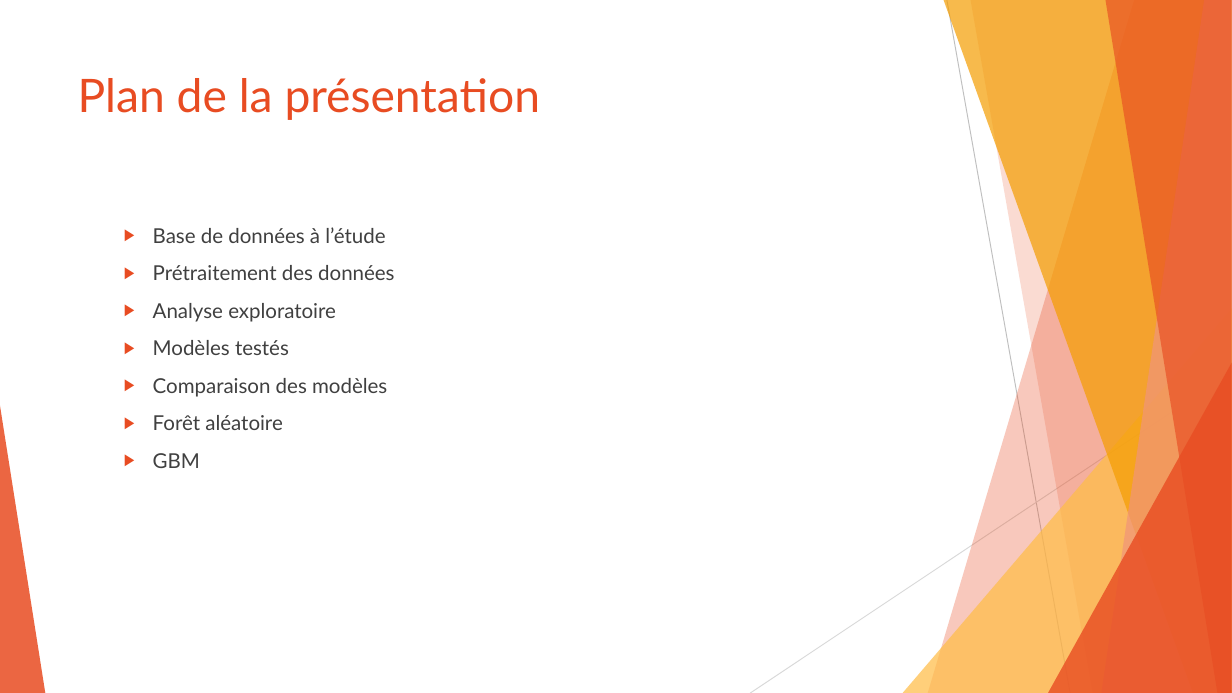
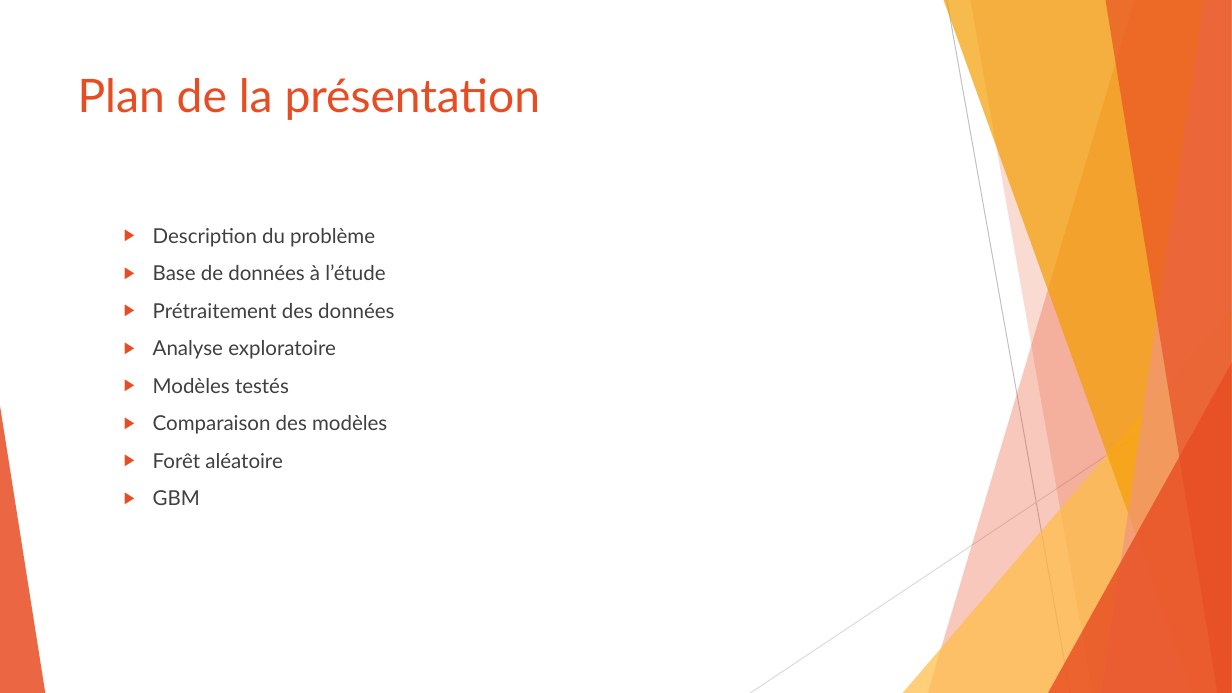
Before and after one commit to SamuelProvencher/TP-Apprentissage, a slide deck: slide 3 of PP.pptx. Drawn at 1232x693 pixels with LibreOffice and Linux fonts; fonts in the diff are those of the drawing. Boxes give left, top, right and bottom in pixels: in the first picture for what was removed or moved away, otherwise in the second. Text is boxed around its words. In the diff, an @@ line names an element or a change of style, - is before the commit and + after.

```diff
--- a/PP.pptx
+++ b/PP.pptx
@@ text at (x1=153, y1=228, x2=375, y2=247): paragraph added @@
+  ▶ Description du problème
```
Also in this commit, not shown: 6 other slides changed, 2 slides added, 1 slide removed, 1 other file.
